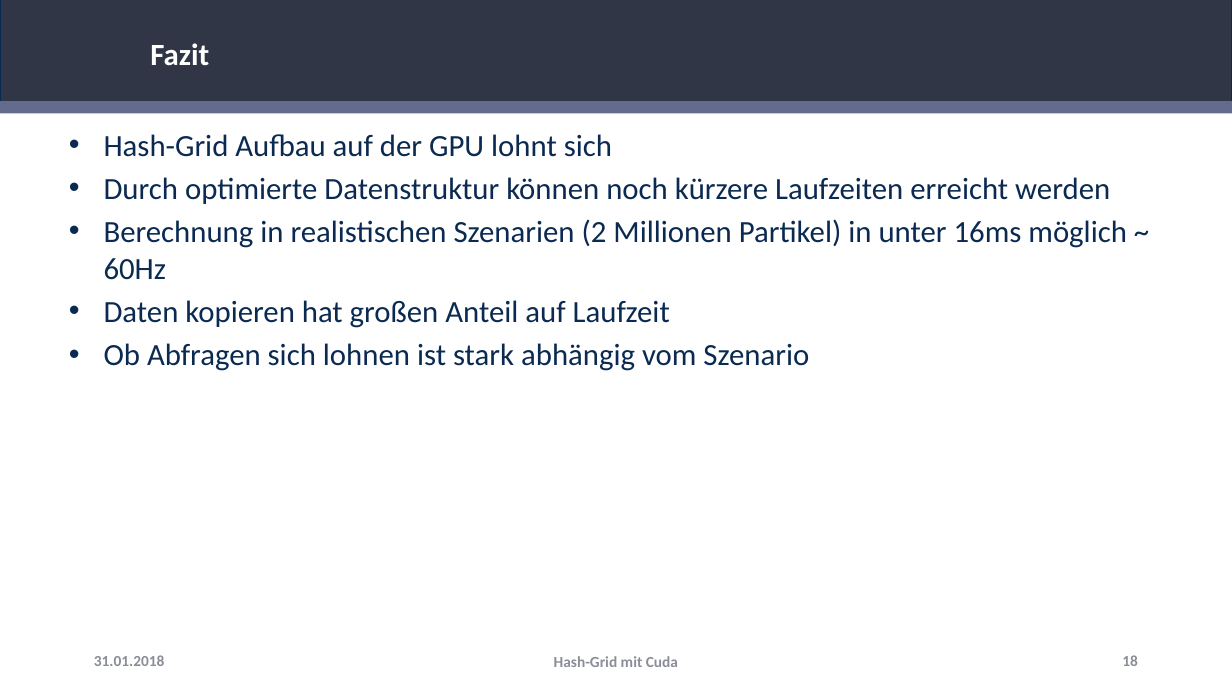
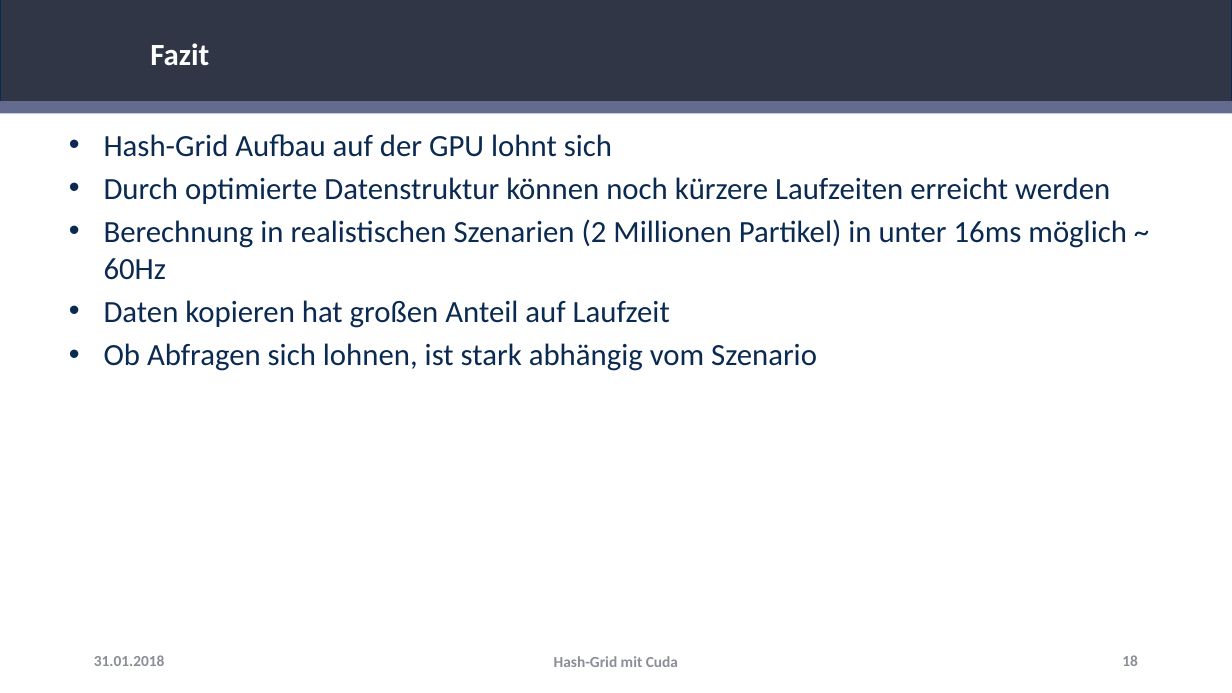
Before and after one commit to RemkeTUD/CUDA-Project-Hash-Grid, a slide deck: slide 18 of Hash-Grid.pptx. Drawn at 1232x693 pixels with LibreOffice and Linux fonts; fonts in the diff are those of the drawing; background and template pictures are left out. Boxes give left, top, right and bottom in pixels: in the first picture for what was removed or moved away, otherwise in the second. Text is boxed around its words. In the diff, an @@ line names an element or a change of style, - is before the commit and + after.

```diff
--- a/Hash-Grid.pptx
+++ b/Hash-Grid.pptx
@@ text at [104, 343, 817, 371]: text changed @@
-• Ob Abfragen sich lohnen ist stark abhängig vom Szenario
+• Ob Abfragen sich lohnen, ist stark abhängig vom Szenario
```
Also in this commit, not shown: 5 other slides changed.
